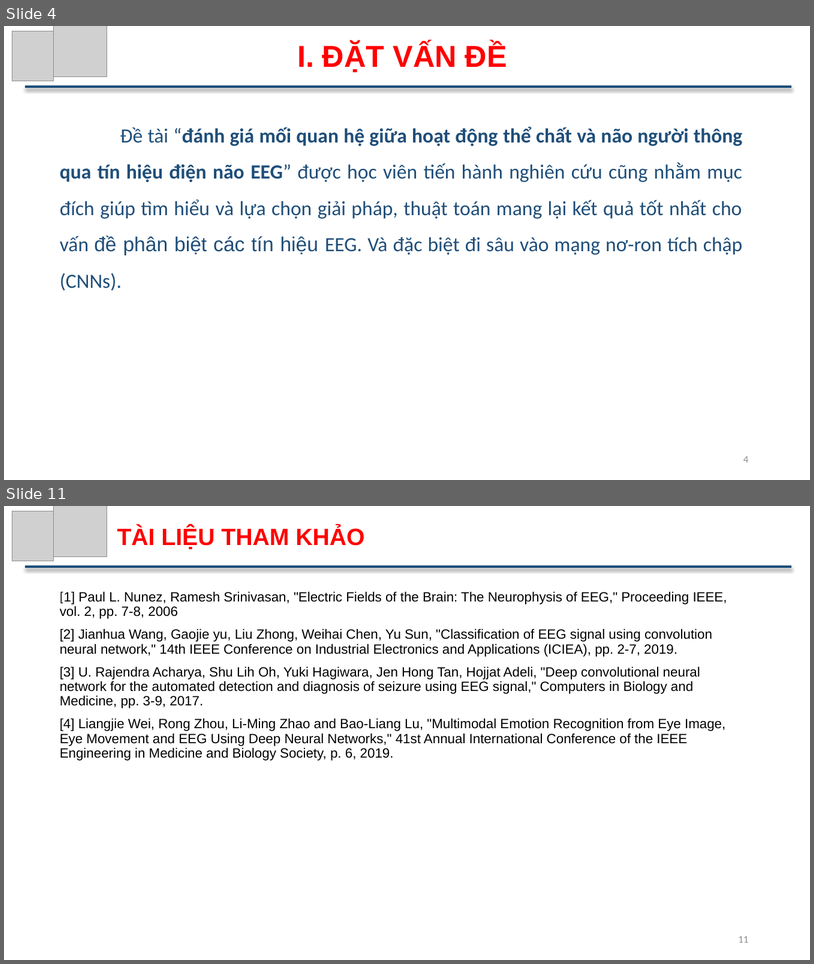
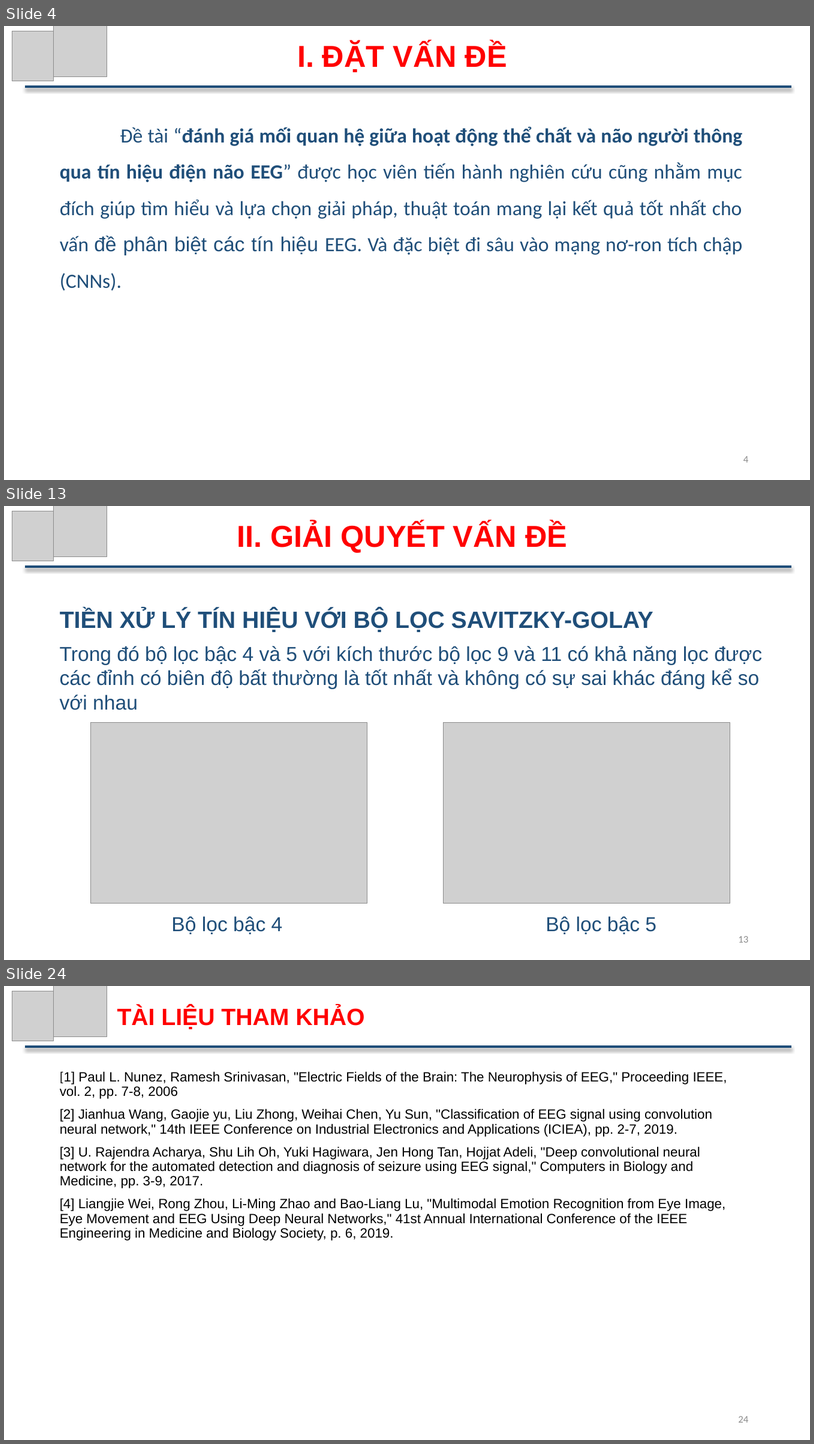
Before and after one commit to ThuTrongNguyen/Thesis, a slide deck: SlideBaoCao.pptx. Shown one above the other, each under a label of ours: slides 4 and 11 before the commit, slides 4, 13 and 24 after it; the slides between them are not shown. The pictures are 814x964 and 814x1444 pixels, drawn with LibreOffice and Linux fonts; fonts in the diff are those of the drawing; grey boxes stand for pictures. Boxes give left, top, right and bottom in pixels: in the first picture for what was removed or moved away, otherwise in the second. Text is boxed around its words. In the diff, an @@ line names an element or a change of style, - is before the commit and + after.

```diff
--- a/SlideBaoCao.pptx
+++ b/SlideBaoCao.pptx
@@ slide 13 added at [4, 506, 810, 960], background #FFFFFF @@
@@ picture added at [12, 511, 54, 561] @@
@@ picture added at [54, 506, 107, 557] @@
@@ text added at [237, 523, 567, 553], 36 pt, text #FF0000, bold @@
+II. GIẢI QUYẾT VẤN ĐỀ
@@ line added from (25, 567) to (792, 567), #1F4E79 3 pt @@
@@ text added at [60, 609, 654, 632], 28 pt, text #1F4E79, bold @@
+TIỀN XỬ LÝ TÍN HIỆU VỚI BỘ LỌC SAVITZKY-GOLAY
@@ text added at [60, 646, 762, 710], 24 pt, text #1F4E79 @@
+Trong đó bộ lọc bậc 4 và 5 với kích thước bộ lọc 9 và 11 có khả năng lọc được các đỉnh có biên độ bất thường là tốt nhất và không có sự sai khác đáng kể so với nhau
@@ picture added at [90, 722, 368, 903] @@
@@ picture added at [444, 722, 731, 903] @@
@@ text added at [171, 916, 283, 934], 24 pt, text #1F4E79 @@
+Bộ lọc bậc 4
@@ text added at [546, 916, 657, 934], 24 pt, text #1F4E79 @@
+Bộ lọc bậc 5
@@ page number added at [738, 936, 749, 942], 12 pt, text #8C8C8C @@
+13
@@ what was slide 11 is now slide 24 @@
@@ page number at [738, 1416, 749, 1422]: text changed @@
-11
+24
```
Also in this commit, not shown: 5 slides changed, 14 other slides added, 2 slides removed, 6 other files.
